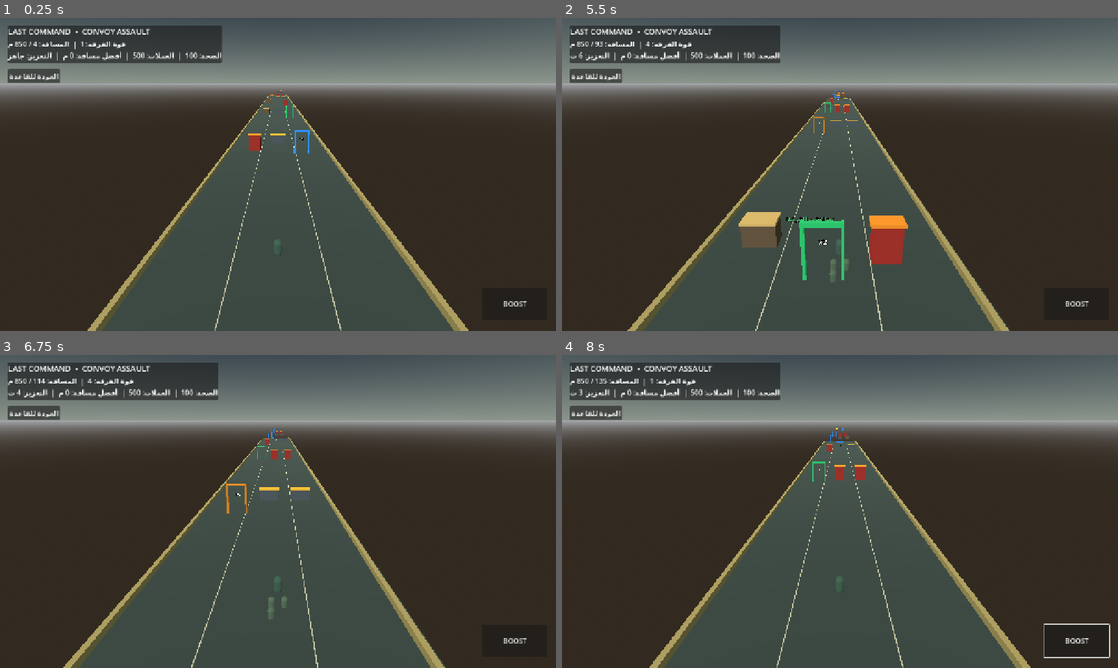
Above: before the commit, frames 1-4 (two rows, left to right).
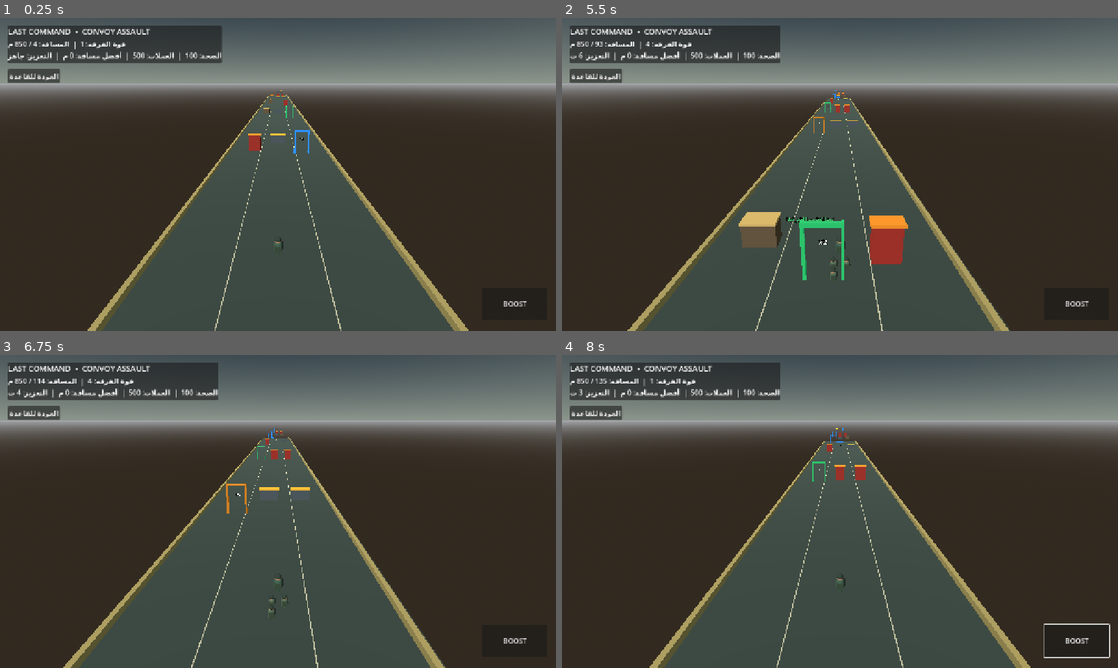
Above: after the commit, the same moments.

Repository: alshwqazf70-svg/last-command-android
Game: Godot game, scene res://scenes/convoy_run.tscn
Two runs of this game, one before a commit and one after it. Both use one fixed random seed, a clock stepped at 60 frames per second and the inputs below. This scene is started directly instead of the project's main scene.
Inputs (mouse positions are in pixels of both pictures, inside the frame that each line leads up to):
- Up to frame 1 (0.25 s): no input
- Up to frame 2 (5.5 s): click "BOOST" at 0.5 s; tap Enter (ui_accept) at 1.25, 1.52, 4.52 s; move the mouse to (962, 158) at 1.27 s; hold Right (ui_right) 1.28-2 s; click (962, 158) at 1.42 s; drag from (728, 190) to (812, 237) at 2.02 s; move the mouse to (895, 105) at 2.77 s; hold Right (ui_right) 2.78-3.5 s; drag from (812, 237) to (673, 127) at 3.52 s; move the mouse to (1006, 221) at 4.27 s; hold Left (ui_left) 4.28-5 s; drag from (673, 127) to (756, 96) at 5.02 s
- Up to frame 3 (6.75 s): move the mouse to (305, 511) at 5.77 s; hold Down (ui_down) 5.78-6.5 s; click (305, 511) at 5.92 s; drag from (194, 433) to (166, 527) at 6.52 s
- Up to frame 4 (8 s): move the mouse to (962, 495) at 7.27 s; hold Up (ui_up) from 7.28 s (still down); tap Enter (ui_accept) at 7.52 s

The runs differ from the first frame. In frame 1, less than 0.1% of the frame differs, in the area x 49-51%, y 70-76%; in frame 2, less than 0.1%; in frame 3, 0.1%, in the area x 48-52%, y 70-85%; in frame 4, less than 0.1%.

Commit message:
Add detailed troop models and lightweight particle effects

Diff:
--- a/project/scripts/convoy_run.gd
+++ b/project/scripts/convoy_run.gd
@@ -119,14 +119,63 @@
 func _make_soldier(tint: Color, scale_value: float) -> MeshInstance3D:
 	var body := MeshInstance3D.new()
 	var mesh := CapsuleMesh.new()
-	mesh.radius = 0.22 * scale_value
-	mesh.height = 0.85 * scale_value
+	mesh.radius = 0.19 * scale_value
+	mesh.height = 0.72 * scale_value
 	body.mesh = mesh
 	body.position.y = 0.48 * scale_value
 	var mat := StandardMaterial3D.new()
 	mat.albedo_color = tint
+	mat.roughness = 0.92
 	body.material_override = mat
+	_add_sphere(body, Vector3(0, 0.34 * scale_value, 0), 0.135 * scale_value, Color(0.68, 0.48, 0.34))
+	_add_sphere(body, Vector3(0, 0.43 * scale_value, 0), 0.15 * scale_value, Color(0.16, 0.22, 0.18))
+	_add_box(body, Vector3(0, 0.02 * scale_value, 0.19 * scale_value), Vector3(0.27, 0.34, 0.16) * scale_value, Color(0.20, 0.27, 0.20))
+	_add_box(body, Vector3(0.22 * scale_value, 0.08 * scale_value, -0.10 * scale_value), Vector3(0.07, 0.07, 0.48) * scale_value, Color(0.10, 0.12, 0.10))
 	return body
+
+func _add_sphere(parent: Node3D, at: Vector3, radius: float, tint: Color) -> MeshInstance3D:
+	var node := MeshInstance3D.new()
+	var mesh := SphereMesh.new()
+	mesh.radius = radius
+	mesh.height = radius * 2.0
+	node.mesh = mesh
+	node.position = at
+	var mat := StandardMaterial3D.new()
+	mat.albedo_color = tint
+	mat.roughness = 0.9
+	node.material_override = mat
+	parent.add_child(node)
+	return node
+
+func _spawn_particle_burst(at: Vector3, tint: Color, particle_count: int = 18) -> void:
+	var burst := CPUParticles3D.new()
+	burst.position = at
+	burst.amount = particle_count
+	burst.lifetime = 0.72
+	burst.one_shot = true
+	burst.explosiveness = 0.96
+	burst.emission_shape = CPUParticles3D.EMISSION_SHAPE_SPHERE
+	burst.emission_sphere_radius = 0.18
+	burst.direction = Vector3(0.0, 0.8, 0.0)
+	burst.spread = 68.0
+	burst.gravity = Vector3(0.0, -5.5, 0.0)
+	burst.initial_velocity_min = 2.0
+	burst.initial_velocity_max = 5.0
+	burst.scale_amount_min = 0.045
+	burst.scale_amount_max = 0.13
+	var particle_mesh := SphereMesh.new()
+	particle_mesh.radius = 0.07
+	particle_mesh.height = 0.14
+	burst.mesh = particle_mesh
+	var particle_material := StandardMaterial3D.new()
+	particle_material.albedo_color = tint
+	particle_material.emission_enabled = true
+	particle_material.emission = tint
+	particle_material.emission_energy_multiplier = 0.8
+	burst.material_override = particle_material
+	add_child(burst)
+	burst.finished.connect(burst.queue_free)
+	burst.emitting = true
 
 func _build_camera() -> void:
 	camera = Camera3D.new()
@@ -255,11 +304,13 @@
 			var before := crowd_count
 			crowd_count = mini(999, crowd_count + value) if value == 10 or value == 25 else mini(999, crowd_count * value)
 			_show_feedback("+%d جندي" % (crowd_count - before) if value != 2 else "تضاعفت الفرقة!", Color(0.35, 1.0, 0.55))
+			_spawn_particle_burst(item.global_position, Color(0.25, 0.9, 1.0), 22)
 		else:
 			var lost := mini(15, maxi(0, crowd_count - 1))
 			crowd_count = maxi(1, crowd_count - 15)
 			health -= 25 if lost == 0 else 0
 			_show_feedback("اصطدام! -%d" % lost, Color(1.0, 0.35, 0.2))
+			_spawn_particle_burst(item.global_position, Color(1.0, 0.32, 0.10), 30)
 			if health <= 0:
 				_finish_run(false)
 	_update_crowd()
